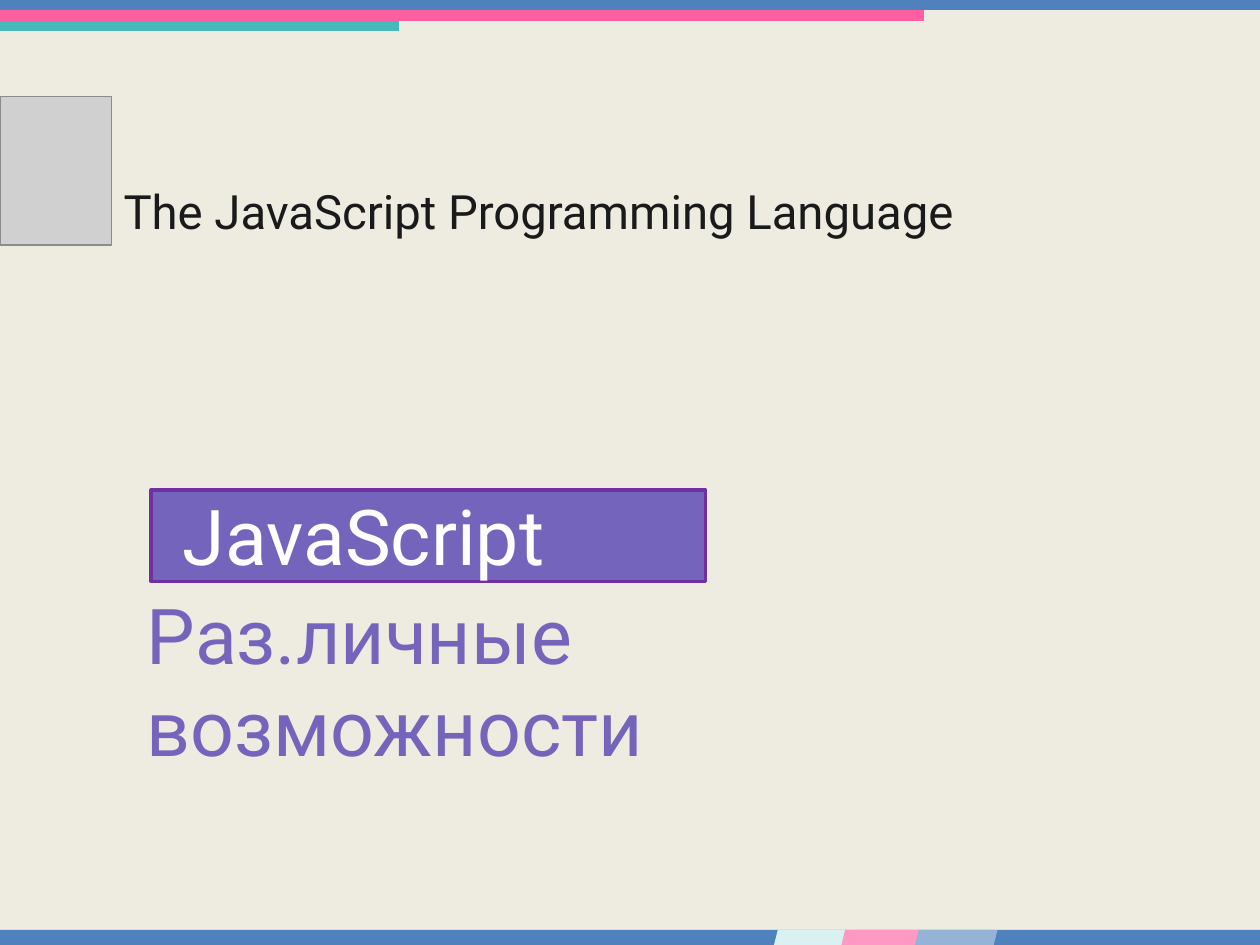
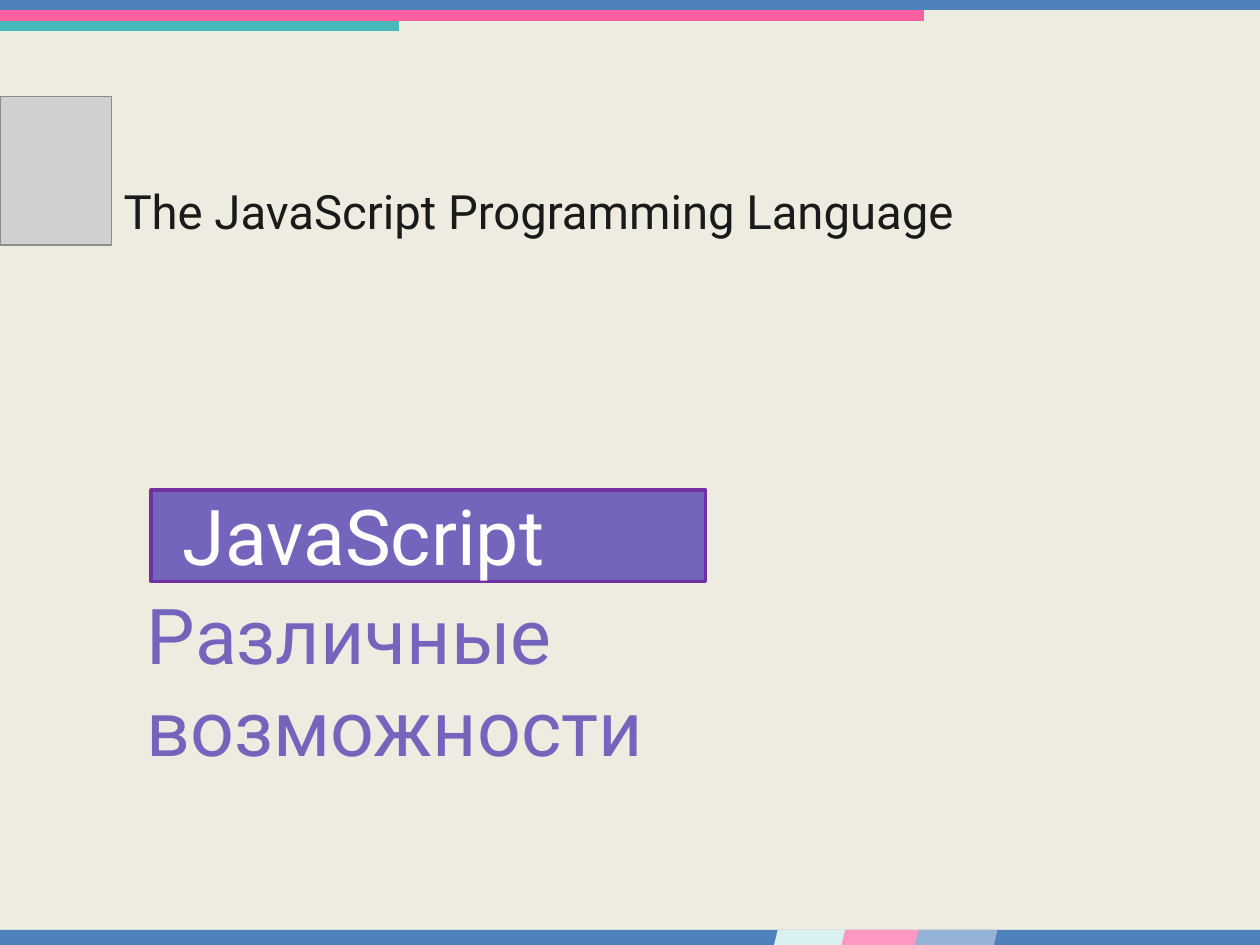
Before and after one commit to DinamickaDevelopment/Ignite-1, a slide deck: slide 1 of lesson_5/Presentation/Other_Js_possibilities.pptx. Drawn at 1260x945 pixels with LibreOffice and Linux fonts; fonts in the diff are those of the drawing; grey boxes stand for pictures. Boxes give left, top, right and bottom in pixels: in the first picture for what was removed or moved away, otherwise in the second. Text is boxed around its words. In the diff, an @@ line names an element or a change of style, - is before the commit and + after.

```diff
--- a/lesson_5/Presentation/Other_Js_possibilities.pptx
+++ b/lesson_5/Presentation/Other_Js_possibilities.pptx
@@ text at (x1=147, y1=609, x2=643, y2=757): text changed @@
-Раз.личные возможности
+Различные возможности
```
Also in this commit, not shown: 2 other slides changed, 5 other files.
